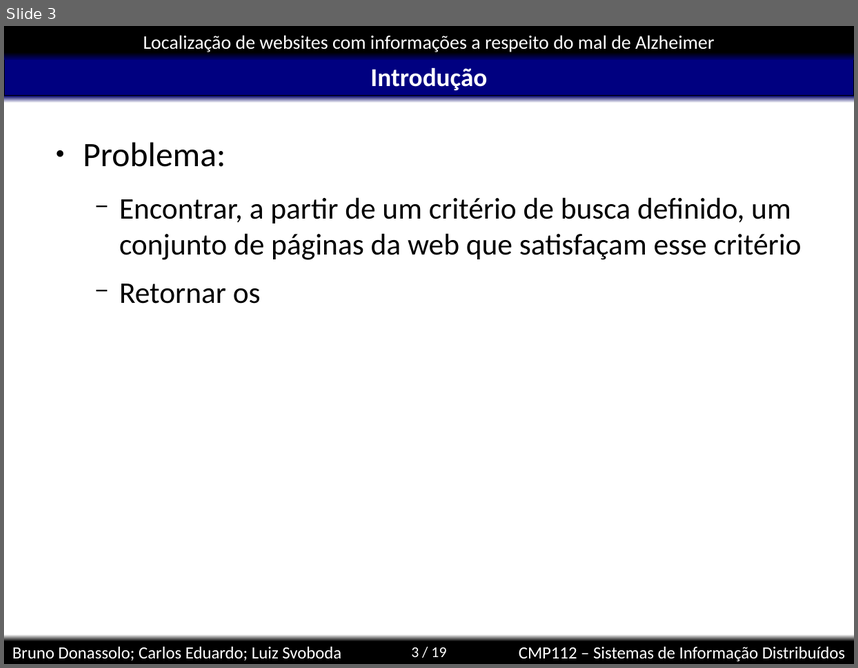
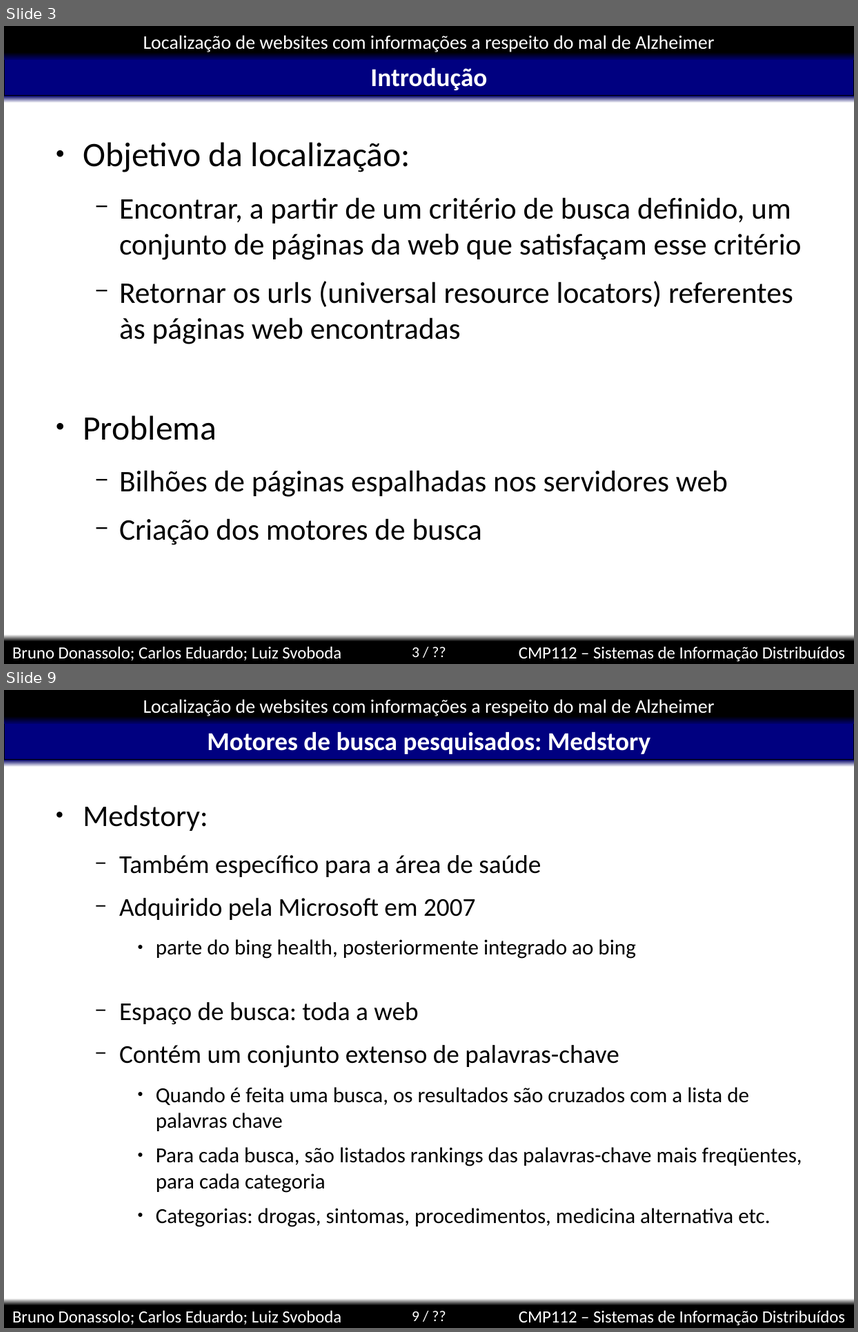
Before and after one commit to kdubezerra/kdubezerra, a slide deck: disciplinas/cmp112/localizacao.ppt. Shown one above the other, each under a label of ours: slide 3 before the commit, slides 3 and 9 after it; the slides between them are not shown. The pictures are 858x668 and 858x1332 pixels, drawn with LibreOffice and Linux fonts; fonts in the diff are those of the drawing; background and template pictures are left out. Boxes give left, top, right and bottom in pixels: in the first picture for what was removed or moved away, otherwise in the second. Text is boxed around its words. In the diff, an @@ line names an element or a change of style, - is before the commit and + after.

```diff
--- a/disciplinas/cmp112/localizacao.ppt
+++ b/disciplinas/cmp112/localizacao.ppt
@@ slide 9 added at box(4, 690, 854, 1328), background #FFFFFF; not listed: 8 template elements that a slide beside it also shows @@
@@ title added at box(207, 732, 651, 754), 24 pt, text #FFFFFF, bold @@
+Motores de busca pesquisados: Medstory
@@ text added at box(83, 805, 802, 1227), 20 pt, text #000000 @@
+● Medstory:
+  − Também específico para a área de saúde
+  − Adquirido pela Microsoft em 2007
+    ● parte do bing health, posteriormente integrado ao bing
+  − Espaço de busca: toda a web
+  − Contém um conjunto extenso de palavras-chave
+    ● Quando é feita uma busca, os resultados são cruzados com a lista de palavras chave
+    ● Para cada busca, são listados rankings das palavras-chave mais freqüentes, para cada categoria
+    ● Categorias: drogas, sintomas, procedimentos, medicina alternativa etc.
@@ slide 3 changed as well @@
@@ text at box(83, 142, 410, 172): text changed @@
-● Problema:
+● Objetivo da localização:
@@ text at box(83, 281, 793, 545): text changed @@
-  − Retornar os
+  − Retornar os urls (universal resource locators) referentes às páginas web encontradas
+● Problema
+  − Bilhões de páginas espalhadas nos servidores web
+  − Criação dos motores de busca
@@ page number at box(412, 647, 419, 657): text changed @@
-3 / 19
+3 / ??
```
Also in this commit, not shown: 1 other slide changed, 10 other slides added.
